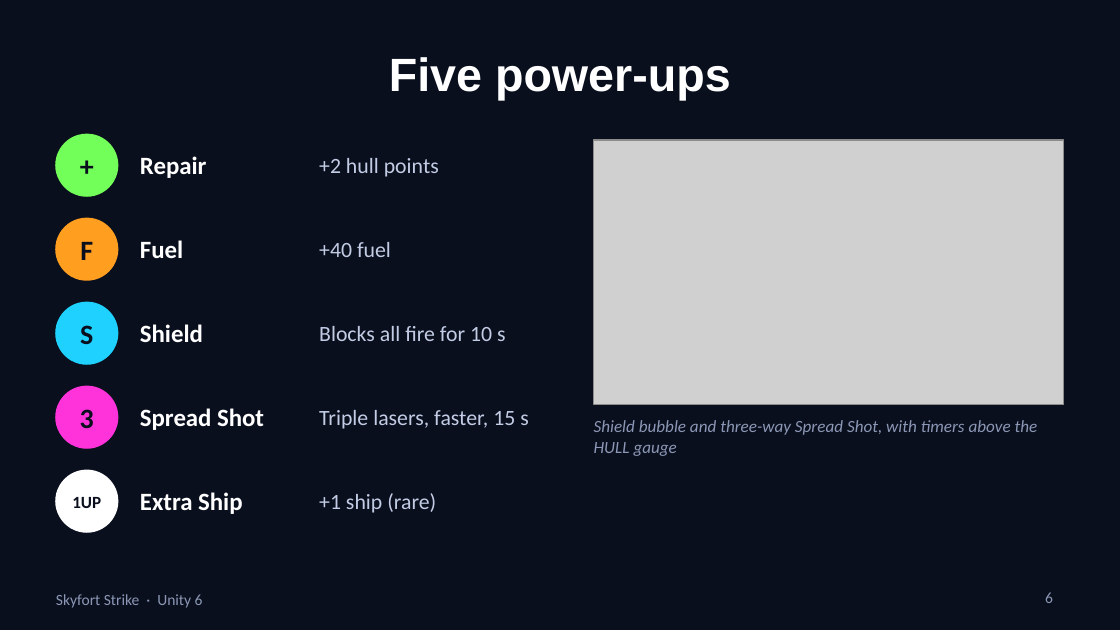
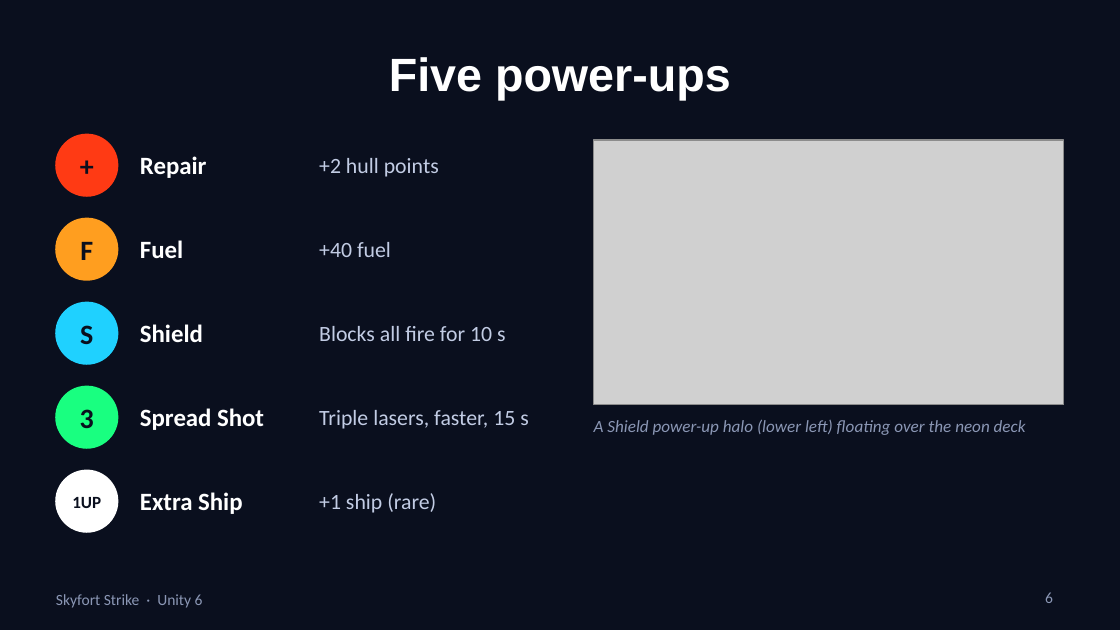
Before and after one commit to jcallinan/Unity6VideoGames, a slide deck: slide 6 of Presentation/SkyfortStrike.pptx. Drawn at 1120x630 pixels with LibreOffice and Linux fonts; fonts in the diff are those of the drawing; grey boxes stand for pictures. Boxes give left, top, right and bottom in pixels: in the first picture for what was removed or moved away, otherwise in the second. Text is boxed around its words. In the diff, an @@ line names an element or a change of style, - is before the commit and + after.

```diff
--- a/Presentation/SkyfortStrike.pptx
+++ b/Presentation/SkyfortStrike.pptx
@@ ellipse at (x1=56, y1=134, x2=118, y2=196): fill #73FF59 to #FF3A14; outline #73FF59 1 pt to #FF3A14 1 pt @@
@@ ellipse at (x1=56, y1=386, x2=118, y2=448): fill #FF33D9 to #19FF80; outline #FF33D9 1 pt to #19FF80 1 pt @@
@@ text at (x1=594, y1=420, x2=1026, y2=435): text changed @@
-Shield bubble and three-way Spread Shot, with timers above the HULL gauge
+A Shield power-up halo (lower left) floating over the neon deck
```
Also in this commit, not shown: 5 other slides changed, 52 other files.
